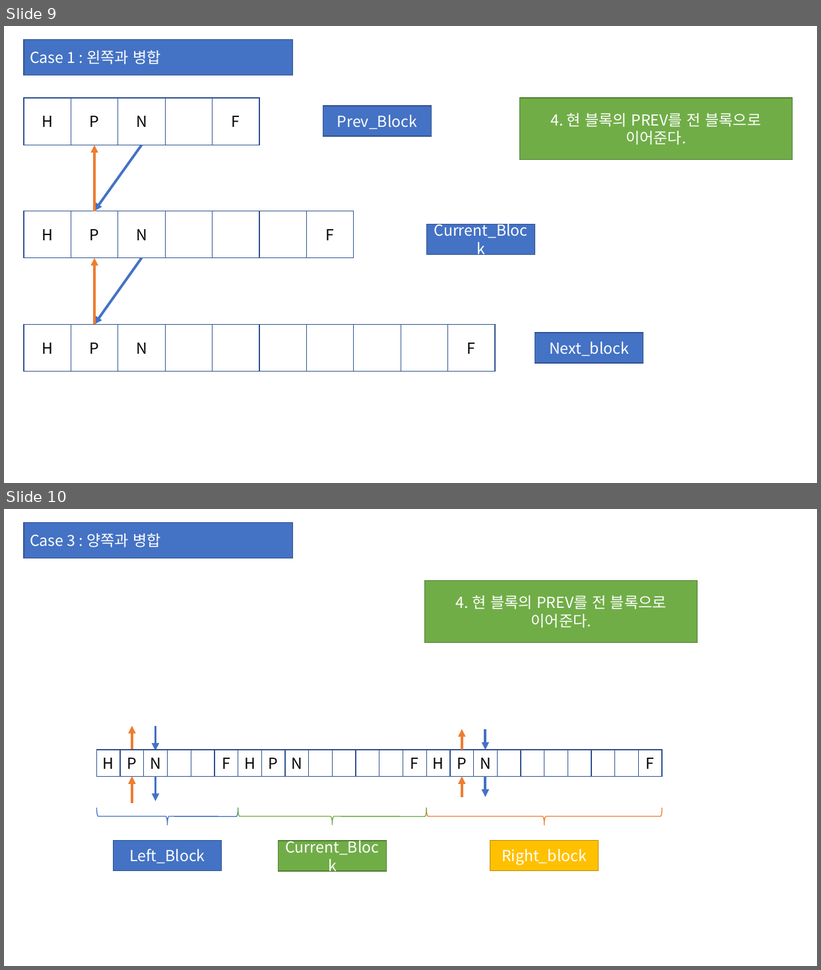
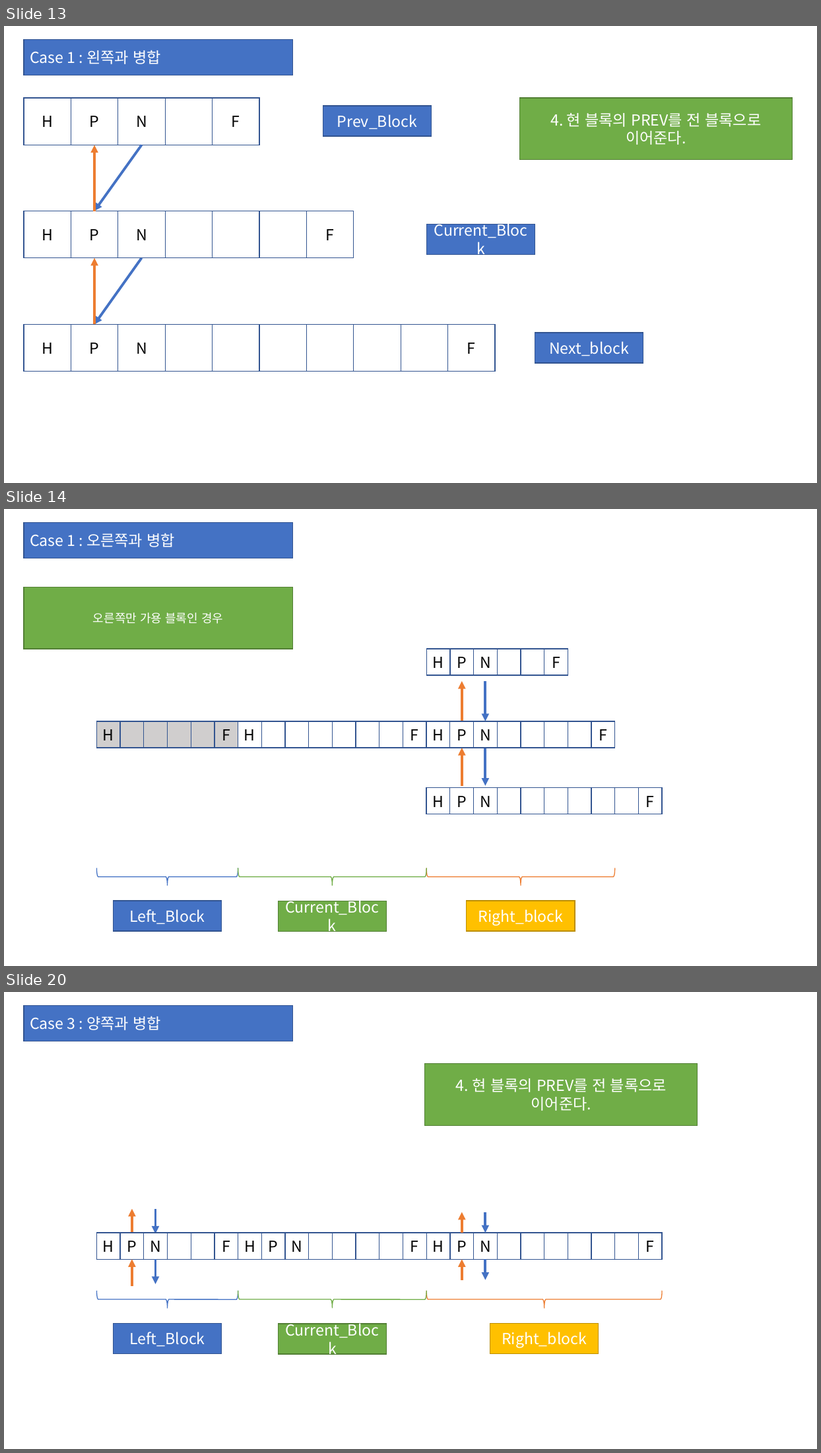
Before and after one commit to karockai/AllocatorPractice, a slide deck: Explicit_size_order.pptx. Shown one above the other, each under a label of ours: slides 9 and 10 before the commit, slides 13, 14 and 20 after it; the slides between them are not shown. The pictures are 821x970 and 821x1453 pixels, drawn with LibreOffice and Linux fonts; fonts in the diff are those of the drawing. Boxes give left, top, right and bottom in pixels: in the first picture for what was removed or moved away, otherwise in the second. Text is boxed around its words. In the diff, an @@ line names an element or a change of style, - is before the commit and + after.

```diff
--- a/Explicit_size_order.pptx
+++ b/Explicit_size_order.pptx
@@ slide 14 added at [4,509,817,966], background #FFFFFF @@
@@ rectangle added at [24,522,292,558], fill #4472C4, outline #325491 1 pt, 18 pt, text #FFFFFF @@
+Case 1 : 오른쪽과 병합
@@ rectangle added at [24,587,292,650], fill #70AD47, outline #538035 1 pt, 14 pt, text #FFFFFF @@
+오른쪽만 가용 블록인 경우
@@ group added at [426,650,568,675]: 6 rectangles @@
+H
+P
+N
+F
@@ arrow added from (462, 722) to (462, 682), #ED7D31 3 pt @@
@@ arrow added from (485, 682) to (485, 722), #4472C4 3 pt @@
@@ group added at [96,722,238,747]: 6 rectangles @@
+H
+F
@@ group added at [238,722,426,747]: 8 rectangles @@
+H
+F
@@ group added at [426,722,615,747]: 8 rectangles @@
+H
+P
+N
+F
@@ arrow added from (462, 786) to (462, 748), #ED7D31 3 pt @@
@@ arrow added from (485, 748) to (485, 786), #4472C4 3 pt @@
@@ group added at [426,788,662,815]: 10 rectangles @@
+H
+P
+N
+F
@@ right brace added at [96,869,238,887], outline #4472C4 1 pt @@
@@ right brace added at [238,868,426,886], outline #70AD47 1 pt @@
@@ right brace added at [426,868,615,886], outline #ED7D31 1 pt @@
@@ rectangle added at [113,901,222,931], fill #4472C4, outline #325491 1 pt, 18 pt, text #FFFFFF @@
+Left_Block
@@ rectangle added at [278,901,386,931], fill #70AD47, outline #538035 1 pt, 18 pt, text #FFFFFF @@
+Current_Block
@@ rectangle added at [467,901,575,931], fill #FFC000, outline #BD8E00 1 pt, 18 pt, text #FFFFFF @@
+Right_block
@@ what was slide 9 is now slide 13 @@
@@ what was slide 10 is now slide 20 @@
```
Also in this commit, not shown: 1 slide changed, 9 other slides added, 2 other files.
